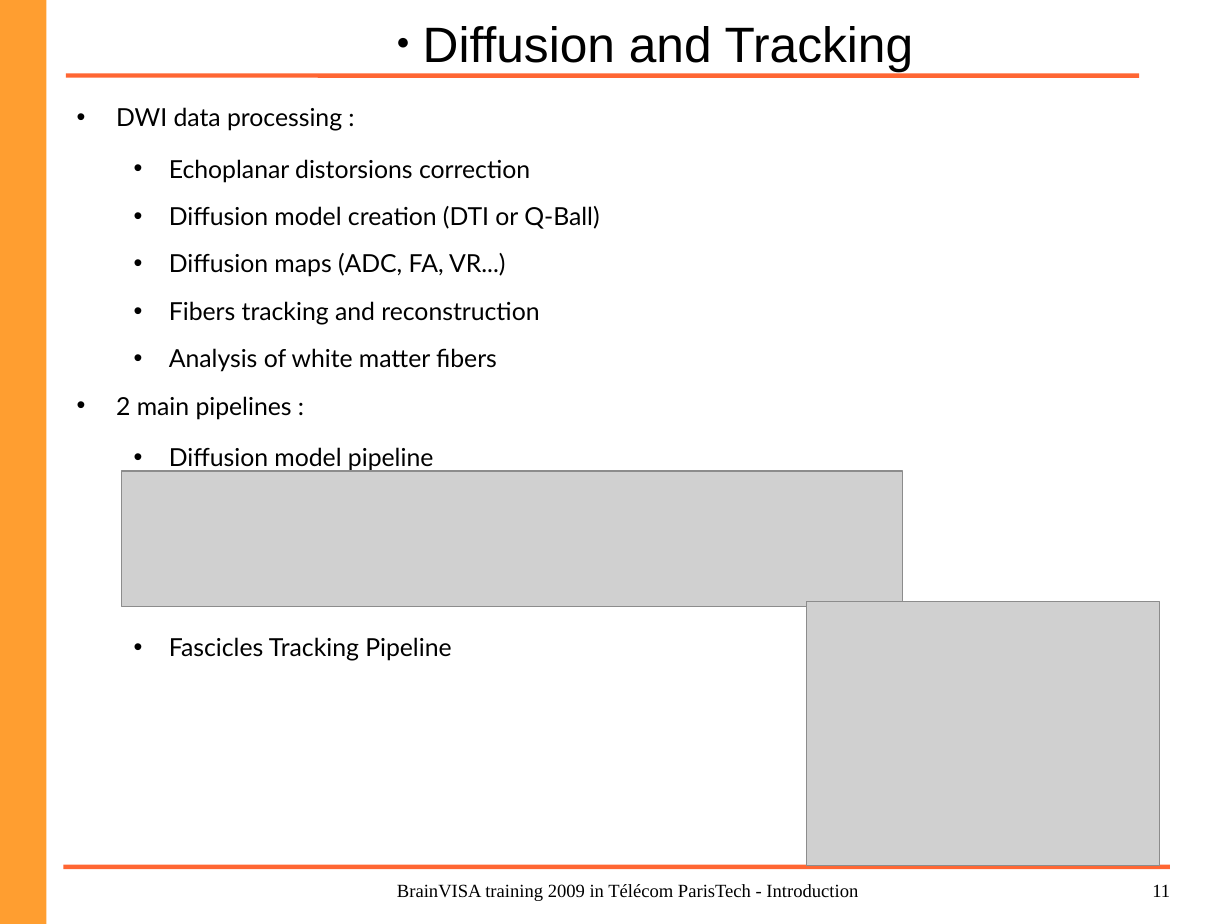
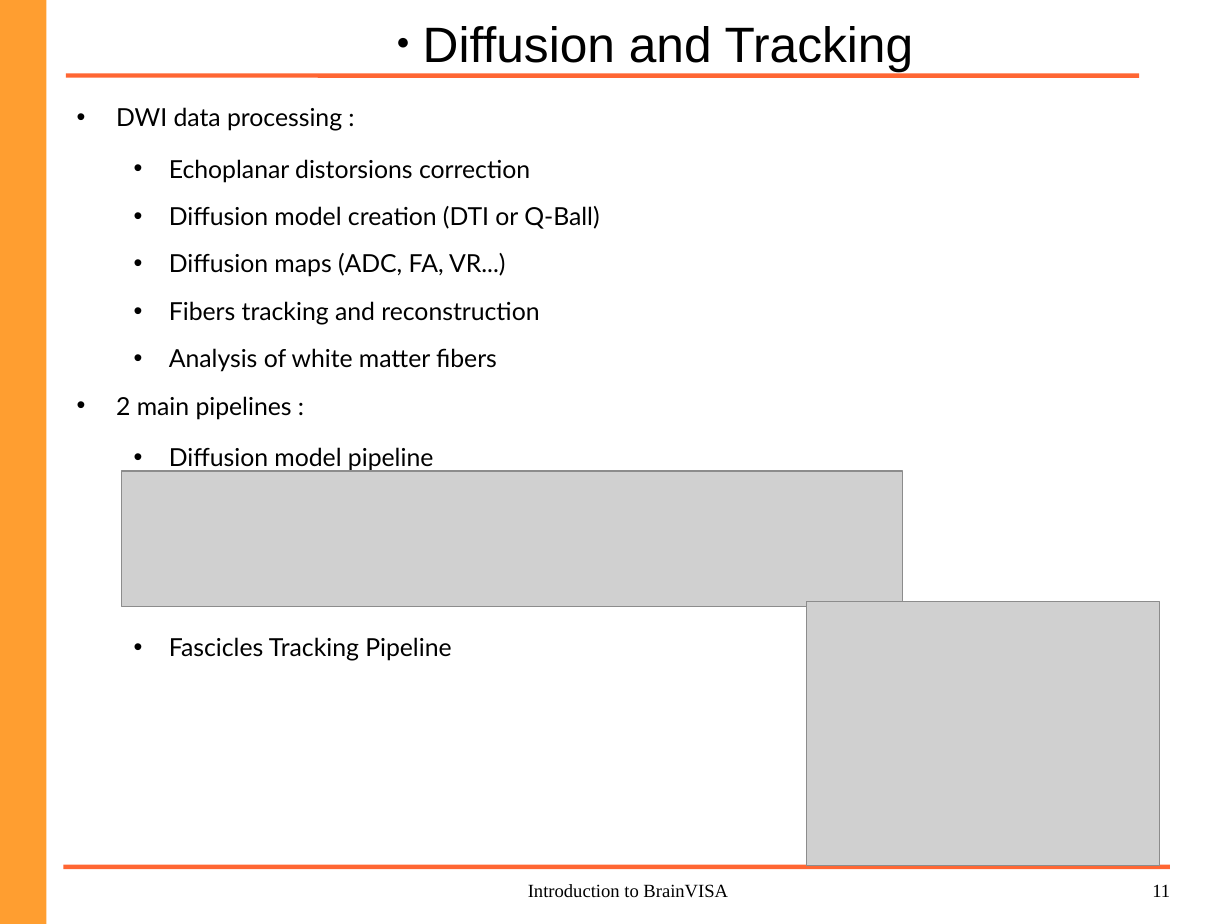
Before and after one commit to brainvisa/axon, a slide deck: slide 11 of doc/intro_bv.odp. Drawn at 1232x924 pixels with LibreOffice and Linux fonts; fonts in the diff are those of the drawing; grey boxes stand for pictures; background and template pictures are left out. Boxes give left, top, right and bottom in pixels: in the first picture for what was removed or moved away, otherwise in the second. Text is boxed around its words. In the diff, an @@ line names an element or a change of style, - is before the commit and + after.

Commit message:
Updated introduction to Brainvisa slides (without naming syneika)

```diff
--- a/doc/intro_bv.odp
+++ b/doc/intro_bv.odp
@@ text at <box>528,884,728,898</box>: text changed @@
-BrainVISA training 2009 in Télécom ParisTech - Introduction
+Introduction to BrainVISA
```
Also in this commit, not shown: 20 other slides changed, 1 slide removed, 1 other file.
